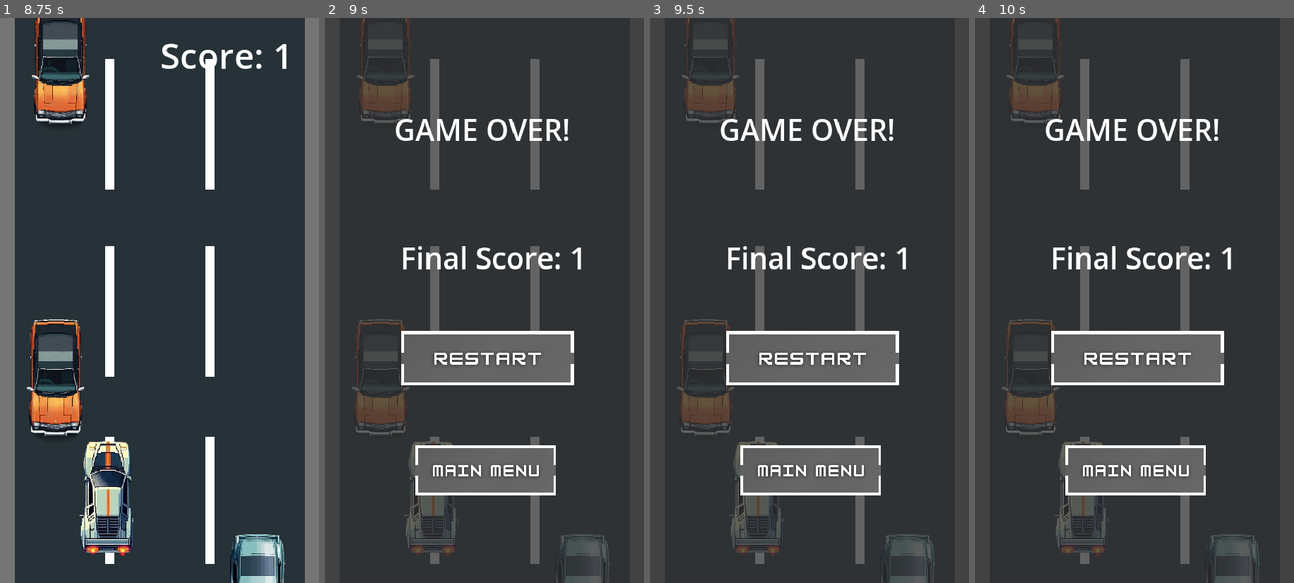
Above: before the commit, frames 1-4 (left to right).
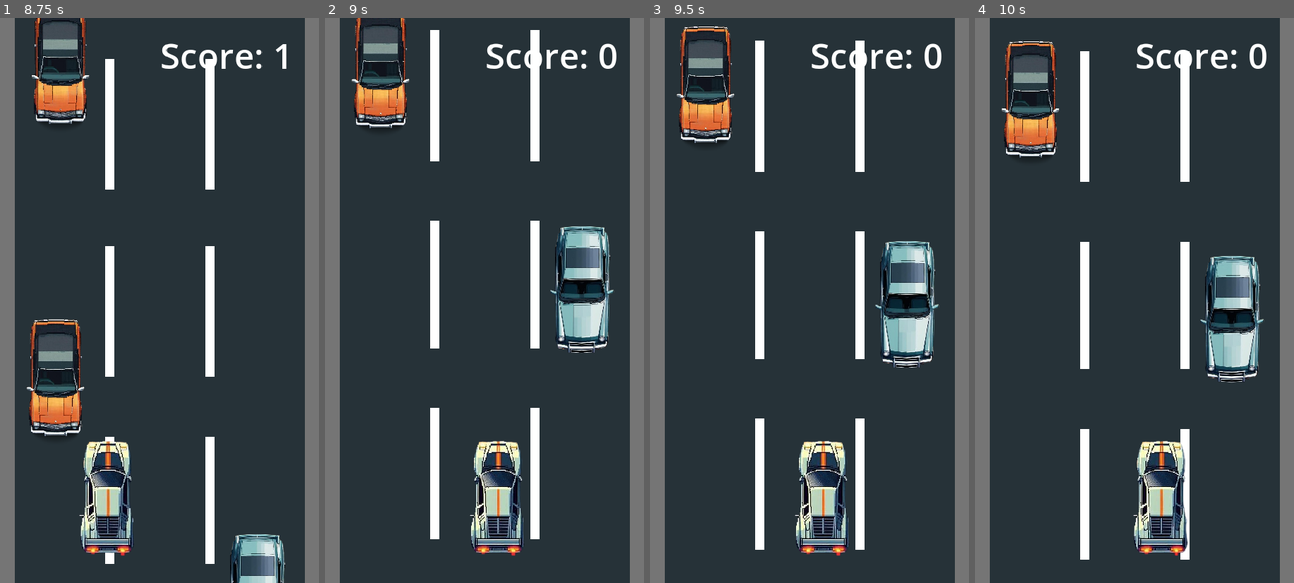
Above: after the commit, the same moments.

Repository: schadha2w/RoadMayhem
Game: Godot game, scene res://Scene/menu.tscn
Same seed, same stepped clock (60 frames per second), same inputs: the game is played once before the commit and once after it. Sound files missing from this copy of the repository are replaced by a short silence.
Inputs (mouse positions are in pixels of both pictures, inside the frame that each line leads up to):
- Up to frame 1 (8.75 s): click (159, 402) at 0.5 s; click (159, 300) at 1.25 s; hold Right (ui_right) 2.03-2.78 s; hold Left (ui_left) 2.78-3.53 s; hold Right (ui_right) 3.53-4.28 s; hold Up (ui_up) 4.28-5.03 s; hold Left (ui_left) 5.03-7.28 s; hold Right (ui_right) 7.28-8.03 s; hold Up (ui_up) from 8.03 s (still down)
- Up to frame 2 (9 s): release Up (ui_up) at 8.75 s; click (487, 357) at 8.77 s
- Up to frame 3 (9.5 s): no input
- Up to frame 4 (10 s): hold Right (ui_right) from 9.53 s (still down)

Frame 1 is identical in both runs. In frame 2, 34% of the frame differs, in the area x 0-100%, y 0-100%; in frame 3, 34%; in frame 4, 33%.

Commit message:
BUTTONS ARE FINALLY WORKING

Diff:
--- a/Scene/main.tscn
+++ b/Scene/main.tscn
@@ -29,8 +29,8 @@
 [node name="Player" parent="." node_paths=PackedStringArray("score_ui", "game_over_ui", "final_score_label") instance=ExtResource("1_647k2")]
 position = Vector2(-104, 845)
 score_ui = NodePath("../CanvasLayer/Label")
-game_over_ui = NodePath("CanvasLayer2")
-final_score_label = NodePath("CanvasLayer2/Label2")
+game_over_ui = NodePath("../CanvasLayer2")
+final_score_label = NodePath("../CanvasLayer2/Label2")
 
 [node name="Area2D3" type="Area2D" parent="Player"]
 position = Vector2(-40, -284)
@@ -38,58 +38,6 @@
 [node name="CollisionShape2D" type="CollisionShape2D" parent="Player/Area2D3"]
 position = Vector2(38, 0)
 shape = SubResource("RectangleShape2D_ew082")
-
-[node name="CanvasLayer2" type="CanvasLayer" parent="Player"]
-
-[node name="Label" type="Label" parent="Player/CanvasLayer2"]
-offset_left = -184.0
-offset_top = 88.0
-offset_right = 718.0
-offset_bottom = 293.0
-theme_override_font_sizes/font_size = 50
-text = "GAME OVER!"
-horizontal_alignment = 1
-vertical_alignment = 1
-metadata/game_over_title = false
-
-[node name="Label2" type="Label" parent="Player/CanvasLayer2"]
-offset_left = -54.0
-offset_top = 306.0
-offset_right = 626.0
-offset_bottom = 511.0
-theme_override_font_sizes/font_size = 50
-text = "SCORE : 0"
-horizontal_alignment = 1
-vertical_alignment = 1
-metadata/final_score = false
-
-[node name="ColorRect" type="ColorRect" parent="Player/CanvasLayer2"]
-z_index = -2
-offset_left = -2026.0
-offset_top = -845.0
-offset_right = 7974.0
-offset_bottom = 9155.0
-color = Color(0.197937, 0.197937, 0.197937, 0.760784)
-
-[node name="RestartButton" type="TextureButton" parent="Player/CanvasLayer2"]
-z_index = 10
-offset_left = 128.0
-offset_top = 532.0
-offset_right = 2720.0
-offset_bottom = 1396.0
-scale = Vector2(0.113714, 0.106567)
-texture_normal = ExtResource("9_bba7n")
-
-[node name="MainMenuButton" type="TextureButton" parent="Player/CanvasLayer2"]
-z_index = 10
-offset_left = 153.0
-offset_top = 726.0
-offset_right = 2745.0
-offset_bottom = 1590.0
-scale = Vector2(0.0923532, 0.0983331)
-texture_normal = ExtResource("10_ev6m6")
-
-[node name="AudioStreamPlayer2D" type="AudioStreamPlayer2D" parent="Player/CanvasLayer2"]
 
 [node name="Camera2D" type="Camera2D" parent="."]
 position = Vector2(-100, 533)
@@ -151,4 +99,60 @@
 theme_override_font_sizes/font_size = 60
 text = "Score: 0"
 
+[node name="CanvasLayer2" type="CanvasLayer" parent="."]
+
+[node name="Label" type="Label" parent="CanvasLayer2"]
+offset_left = -184.0
+offset_top = 88.0
+offset_right = 718.0
+offset_bottom = 293.0
+theme_override_font_sizes/font_size = 50
+text = "GAME OVER!"
+horizontal_alignment = 1
+vertical_alignment = 1
+metadata/game_over_title = false
+
+[node name="Label2" type="Label" parent="CanvasLayer2"]
+offset_left = -54.0
+offset_top = 306.0
+offset_right = 626.0
+offset_bottom = 511.0
+theme_override_font_sizes/font_size = 50
+text = "SCORE : 0"
+horizontal_alignment = 1
+vertical_alignment = 1
+metadata/final_score = false
+
+[node name="ColorRect" type="ColorRect" parent="CanvasLayer2"]
+z_index = -2
+offset_left = -2026.0
+offset_top = -845.0
+offset_right = 7974.0
+offset_bottom = 9155.0
+color = Color(0.197937, 0.197937, 0.197937, 0.760784)
+
+[node name="RestartButton" type="TextureButton" parent="CanvasLayer2"]
+process_mode = 3
+z_index = 10
+offset_left = 128.0
+offset_top = 532.0
+offset_right = 2720.0
+offset_bottom = 1396.0
+scale = Vector2(0.113714, 0.106567)
+texture_normal = ExtResource("9_bba7n")
+
+[node name="MainMenuButton" type="TextureButton" parent="CanvasLayer2"]
+process_mode = 3
+z_index = 10
+offset_left = 153.0
+offset_top = 726.0
+offset_right = 2745.0
+offset_bottom = 1590.0
+scale = Vector2(0.0923532, 0.0983331)
+texture_normal = ExtResource("10_ev6m6")
+
+[node name="AudioStreamPlayer2D" type="AudioStreamPlayer2D" parent="CanvasLayer2"]
+
 [connection signal="area_entered" from="Player/Area2D3" to="." method="_on_area_entered"]
+[connection signal="pressed" from="CanvasLayer2/RestartButton" to="." method="_on_restart_button_pressed"]
+[connection signal="pressed" from="CanvasLayer2/MainMenuButton" to="." method="_on_main_menu_button_pressed"]
--- a/Scripts/main.gd
+++ b/Scripts/main.gd
@@ -1,12 +1,17 @@
 extends Node2D
 
 @onready var points = [$Camera2D/spawn_one, $Camera2D/spawn_two, $Camera2D/spawn_three]
+
+@onready var restart_button : TextureButton = $CanvasLayer2/RestartButton
+@onready var mainmenu_button : TextureButton = $CanvasLayer2/MainMenuButton
 
 @export var car_scene : PackedScene
 
 var rand = RandomNumberGenerator.new()
 
-
+func _ready():
+	restart_button.connect("pressed", Callable(self, "_on_restart_button_pressed"))
+	mainmenu_button.connect("pressed", Callable(self, "_on_main_menu_button_pressed"))
 
 
 func _on_area_entered(area: Area2D) -> void:
@@ -14,3 +19,11 @@
 	var car = car_scene.instantiate()
 	car.global_position = point.global_position
 	add_child(car)
+
+func _on_restart_button_pressed():
+	get_tree().paused = false
+	get_tree().reload_current_scene()
+
+func _on_main_menu_button_pressed():
+	get_tree().paused = false
+	get_tree().change_scene_to_file("res://Scene/menu.tscn")
--- a/Scripts/menu.gd
+++ b/Scripts/menu.gd
@@ -31,6 +31,7 @@
 func _on_settings_button_pressed() -> void:
 	_play_button_sound()
 	next_action = Callable()
+	print("Hello world")
 
 
 func _play_button_sound() -> void:
--- a/Scripts/player.gd
+++ b/Scripts/player.gd
@@ -12,14 +12,10 @@
 @export var game_over_ui : Node
 @export var final_score_label : Node
 
-@onready var restart_button : TextureButton = $CanvasLayer2/RestartButton
-@onready var mainmenu_button : TextureButton = $CanvasLayer2/MainMenuButton
 
 func _ready():
 	game_over_ui.visible = false
 
-	restart_button.connect("pressed", Callable(self, "_on_restart_button_pressed"))
-	mainmenu_button.connect("pressed", Callable(self, "_on_main_menu_button_pressed"))
 
 
 func _physics_process(delta: float) -> void:
@@ -62,11 +58,3 @@
 		current_score += 1
 		print(current_score)
 		score_ui.text = "Score: " + str(current_score)
-
-func _on_restart_button_pressed():
-	get_tree().paused = false
-	get_tree().reload_current_scene()
-
-func _on_main_menu_button_pressed():
-	get_tree().paused = false
-	get_tree().change_scene("res://Scene/menu.tscn")
